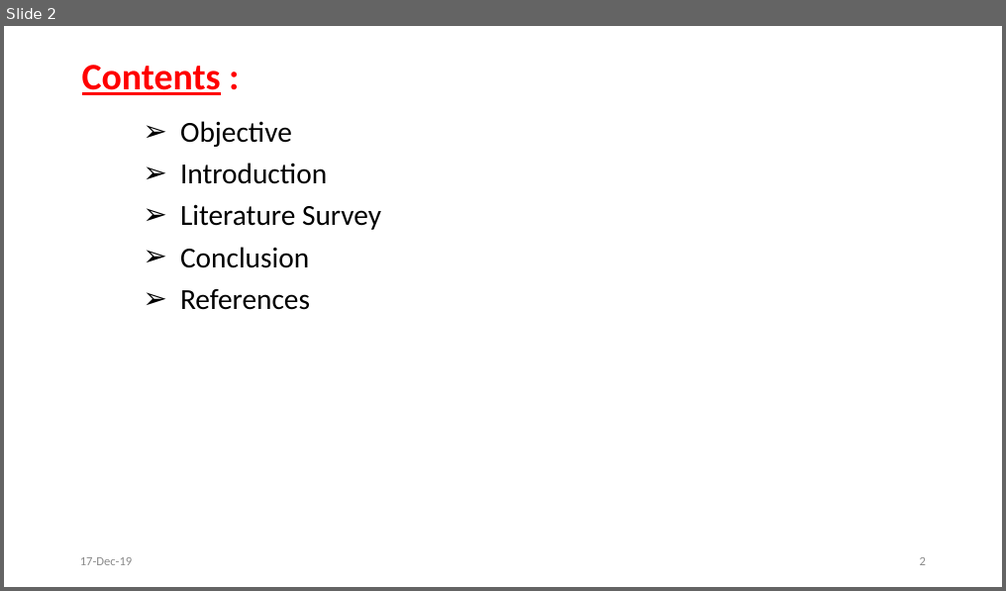
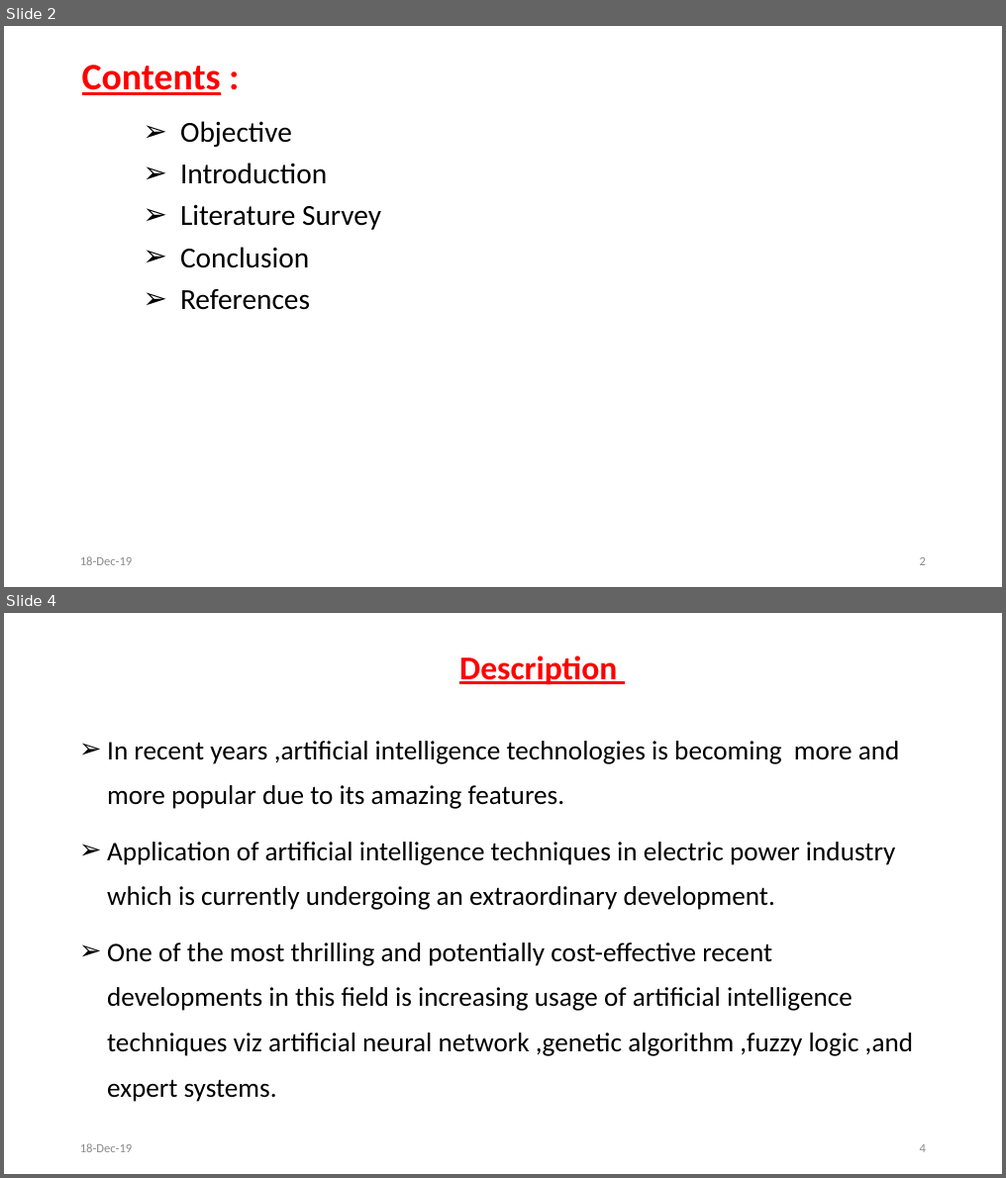
Before and after one commit to svec-final-year-project-eee/Project, a slide deck: First Review/First Oral Presentation.pptx. Shown one above the other, each under a label of ours: slide 2 before the commit, slides 2 and 4 after it; the slides between them are not shown. The pictures are 1006x591 and 1006x1178 pixels, drawn with LibreOffice and Linux fonts; fonts in the diff are those of the drawing. Boxes give left, top, right and bottom in pixels: in the first picture for what was removed or moved away, otherwise in the second. Text is boxed around its words. In the diff, an @@ line names an element or a change of style, - is before the commit and + after.

```diff
--- a/First Review/First Oral Presentation.pptx
+++ b/First Review/First Oral Presentation.pptx
@@ slide 4 added at bbox=[4, 613, 1002, 1174], background #FFFFFF @@
@@ text added at bbox=[459, 656, 617, 685], 32 pt, text #FF0000, bold, underline @@
+Description
@@ subtitle added at bbox=[107, 741, 913, 1102], 25.9 pt, text #000000 @@
+➢ In recent years ,artificial intelligence technologies is becoming more and more popular due to its amazing features.
+➢ Application of artificial intelligence techniques in electric power industry which is currently undergoing an extraordinary development.
+➢ One of the most thrilling and potentially cost-effective recent developments in this field is increasing usage of artificial intelligence techniques viz artificial neural network ,genetic algorithm ,fuzzy logic ,and expert systems.
@@ text added at bbox=[80, 1144, 133, 1153], 12 pt, text #8C8C8C @@
+18-Dec-19
@@ page number added at bbox=[920, 1145, 926, 1153], 12 pt, text #8C8C8C @@
+4
@@ slide 2 changed as well @@
@@ text at bbox=[80, 557, 133, 566]: text changed @@
-17-Dec-19
+18-Dec-19
```
Also in this commit, not shown: 4 other slides changed, 4 other slides added, 24 slides removed.
